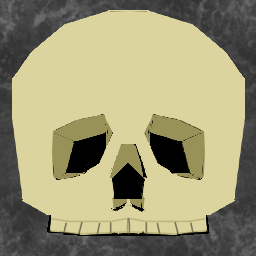
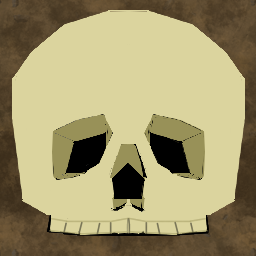
Revision of a layered (256, 256) image; what changed, layer by layer:
painted on "Paint Layer 2" over (x1=0, y1=0, x2=256, y2=256)
added layer "Ground.png" above "StoneNew.png" over (x1=0, y1=0, x2=256, y2=256)
painted on "StoneNew.png" over (x1=0, y1=0, x2=256, y2=256)
